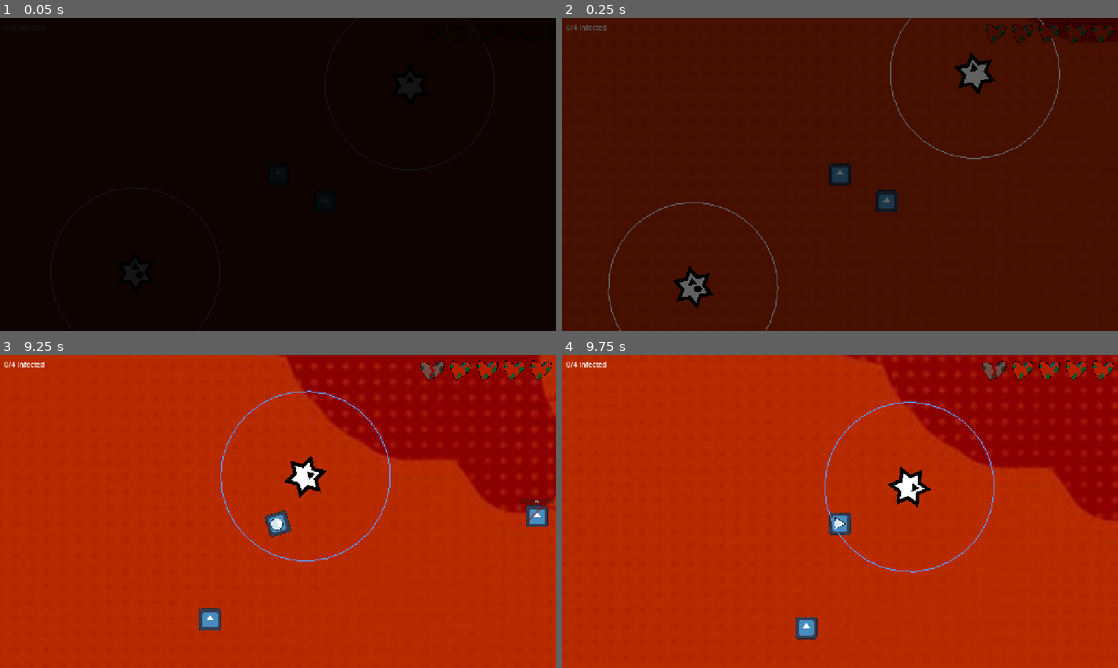
Above: before the commit, frames 1-4 (two rows, left to right).
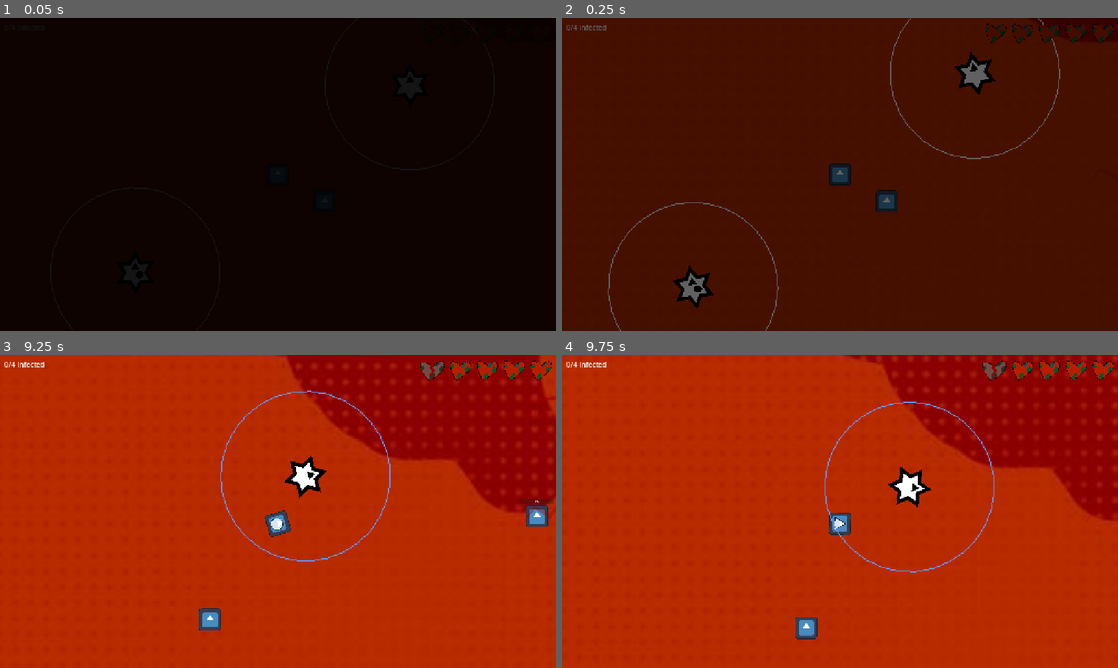
Above: after the commit, the same moments.

Repository: MarkusSecundus/GlobalJam_2026
Game: Godot game, scene res://maps/test_map.tscn
Same seed, same stepped clock (60 frames per second), same inputs: the game is played once before the commit and once after it. The engine's default icon, where the game draws it, is replaced by a stand-in: a white triangle on a blue panel in a dark square.
Inputs:
- Up to frame 1 (0.05 s): no input
- Up to frame 2 (0.25 s): no input
- Up to frame 3 (9.25 s): hold W (Up) 0.53-2.03 s; tap one key every 0.75 s from 0.6 s: 1 (Mask1) 2 (Mask2) 3 (Mask3) 1 (Mask1) 2 (Mask2) 3 (Mask3) 1 (Mask1) 2 (Mask2) 3 (Mask3) 1 (Mask1) 2 (Mask2) 3 (Mask3); hold A (Left) 2.03-3.53 s; hold S (Down) 3.53-4.28 s; hold D (Right) 4.28-5.03 s; hold W (Up) 5.03-5.78 s; hold D (Right) 5.78-8.03 s; hold S (Down) 8.03-8.78 s; hold A (Left) from 8.78 s (still down)
- Up to frame 4 (9.75 s): release A (Left) at 9.53 s; hold W (Up) from 9.53 s (still down); tap 1 (Mask1) at 9.6 s

The runs differ from the first frame. In frame 3, less than 0.1% of the frame differs, in the area x 94-99%, y 47-54%; in frame 4, less than 0.1%.

Commit message:
animate compass
god do i hate this

Diff:
--- a/maps/test_map.tscn
+++ b/maps/test_map.tscn
@@ -78,55 +78,6 @@
 position = Vector2(2281, 1458)
 detectable_shapes = 6
 
-[node name="CanvasLayer" type="CanvasLayer" parent="." unique_id=2046567294]
-
-[node name="Control" type="Control" parent="CanvasLayer" unique_id=1298574837]
-layout_mode = 3
-anchors_preset = 15
-anchor_right = 1.0
-anchor_bottom = 1.0
-grow_horizontal = 2
-grow_vertical = 2
-
-[node name="Label" type="Label" parent="CanvasLayer/Control" unique_id=99937386]
-layout_mode = 1
-offset_left = 10.0
-offset_top = 10.0
-offset_right = 57.0
-offset_bottom = 59.0
-text = "XX/XX Infected
-"
-script = ExtResource("6_k1jtb")
-
-[node name="HBoxContainer" type="HBoxContainer" parent="CanvasLayer/Control" unique_id=1806612733]
-layout_direction = 3
-layout_mode = 0
-offset_left = -7235.333
-offset_top = 4.9999995
-offset_right = 992.0
-offset_bottom = 517.0
-scale = Vector2(0.12, 0.12)
-script = ExtResource("7_svl6s")
-
-[node name="TextureRect" type="TextureRect" parent="CanvasLayer/Control/HBoxContainer" unique_id=684583580]
-layout_mode = 2
-texture = ExtResource("7_pbr4s")
-
-[node name="FadeAction" type="Node" parent="." unique_id=2070253419 node_paths=PackedStringArray("default_start")]
-script = ExtResource("10_wd2vj")
-default_start = NodePath("Fn_OnStart")
-run_on_start = true
-
-[node name="Fn_OnStart" type="Node" parent="FadeAction" unique_id=1491821669]
-script = ExtResource("11_fpxlb")
-
-[node name="FadeOut" type="Node" parent="FadeAction/Fn_OnStart" unique_id=102818667]
-script = ExtResource("12_u8v7t")
-start_alpha = 1.0
-duration_seconds = 1.0
-ease = 1
-transition = 1
-
 [node name="CanvasLayer2" type="CanvasLayer" parent="." unique_id=1889071965]
 
 [node name="Control" type="Control" parent="CanvasLayer2" unique_id=628145795]
@@ -360,6 +311,55 @@
 scale = Vector2(0.42411056, 0.46695194)
 texture = ExtResource("9_svl6s")
 
+[node name="CanvasLayer" type="CanvasLayer" parent="." unique_id=2046567294]
+
+[node name="Control" type="Control" parent="CanvasLayer" unique_id=1298574837]
+layout_mode = 3
+anchors_preset = 15
+anchor_right = 1.0
+anchor_bottom = 1.0
+grow_horizontal = 2
+grow_vertical = 2
+
+[node name="Label" type="Label" parent="CanvasLayer/Control" unique_id=99937386]
+layout_mode = 1
+offset_left = 10.0
+offset_top = 10.0
+offset_right = 57.0
+offset_bottom = 59.0
+text = "XX/XX Infected
+"
+script = ExtResource("6_k1jtb")
+
+[node name="HBoxContainer" type="HBoxContainer" parent="CanvasLayer/Control" unique_id=1806612733]
+layout_direction = 3
+layout_mode = 0
+offset_left = -7235.333
+offset_top = 4.9999995
+offset_right = 992.0
+offset_bottom = 517.0
+scale = Vector2(0.12, 0.12)
+script = ExtResource("7_svl6s")
+
+[node name="TextureRect" type="TextureRect" parent="CanvasLayer/Control/HBoxContainer" unique_id=684583580]
+layout_mode = 2
+texture = ExtResource("7_pbr4s")
+
+[node name="FadeAction" type="Node" parent="." unique_id=2070253419 node_paths=PackedStringArray("default_start")]
+script = ExtResource("10_wd2vj")
+default_start = NodePath("Fn_OnStart")
+run_on_start = true
+
+[node name="Fn_OnStart" type="Node" parent="FadeAction" unique_id=1491821669]
+script = ExtResource("11_fpxlb")
+
+[node name="FadeOut" type="Node" parent="FadeAction/Fn_OnStart" unique_id=102818667]
+script = ExtResource("12_u8v7t")
+start_alpha = 1.0
+duration_seconds = 1.0
+ease = 1
+transition = 1
+
 [node name="CanvasLayer3" type="CanvasLayer" parent="." unique_id=2128737819]
 
 [node name="PauseDialog" parent="CanvasLayer3" unique_id=1907803477 instance=ExtResource("15_ad6p3")]
--- a/scripts/ui/compass.gd
+++ b/scripts/ui/compass.gd
@@ -24,7 +24,7 @@
 	wish_alphas.resize(get_children().size())
 
 	if close_infection_points.size() == 0:
-		for ii in range(get_children().size()):
+		for ii in get_children().size():
 			wish_alphas[ii] = 0.0
 	else:
 		var center = size / 2
@@ -34,10 +34,10 @@
 		var closest_infection_point_dist = closest_infection_point.global_position.distance_to(player.global_position)
 
 		if (closest_infection_point.global_position.distance_to(player.global_position) < 300):
-			for ii in range(get_children().size()):
+			for ii in get_children().size():
 				wish_alphas[ii] = 0.0
 		else:
-			for ii in range(get_children().size()):
+			for ii in get_children().size():
 				var child_it: TextureRect = get_children()[ii]
 				var angle = closest_infection_point_dir.angle_to(child_it.position - center)
 
@@ -46,6 +46,13 @@
 				else:
 					wish_alphas[ii] = 0.0
 
-	for ii in range(get_children().size()):
+	for ii in get_children().size():
 		var child_it: TextureRect = get_children()[ii]
+		if wish_alphas[ii] > 0.0:
+			wish_alphas[ii] += sin((Time.get_ticks_msec() + ii * 1234) / 1000.0) / 10
+
+		wish_alphas[ii] = clamp(wish_alphas[ii], 0, 1)
+
+		# God this is so stupid
 		child_it.modulate.a = lerp(child_it.modulate.a, wish_alphas[ii], sqrt(delta))
+		child_it.scale.y = 0.4 + sin((Time.get_ticks_msec() + ii * 1234) / 1000.0) / 30
